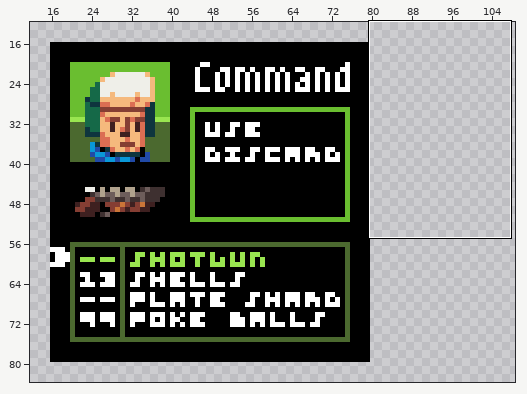
A pixel-art file gets an edit: assets/scrapsheet.aseprite. Above: a wide view before the commit, with the close-up outlined.
Close-up. Before the commit:
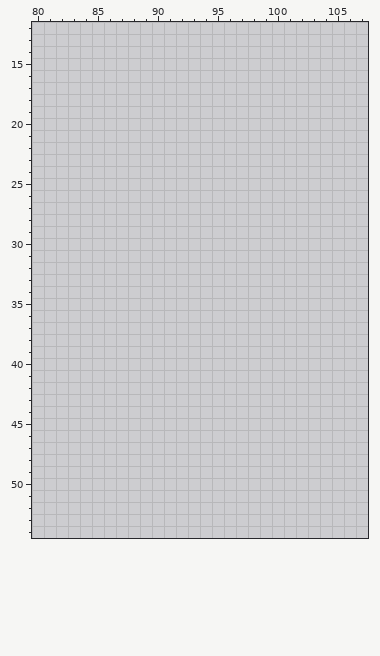
320x240 pixels, 1 frame. Shown: x 80..107, y 12..54. The wide view leaves out empty margins.
Once edited:
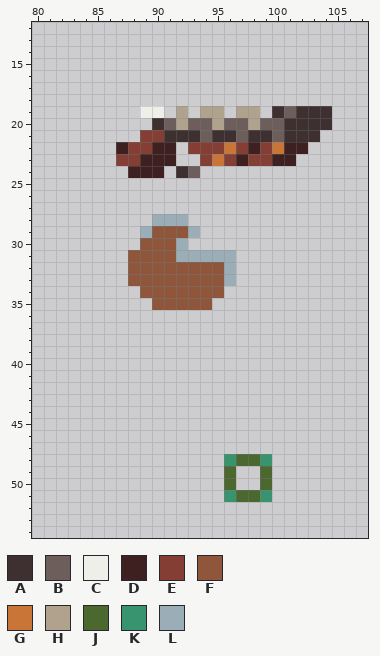
Palette (. is transparent): A #3e3030  B #6d5d5b  C #efefe9  D #3e2020  E #853e33  F #8f563b  G #ca7538  H #b0a28d  J #4b692f  K #37946e  L #9badb7
Difference:
Colour A is added in row 19 at x 100 and 102 to 104; in row 20 at x 90 and 101 to 104; in row 21 at x 91 to 93, 95 to 96, 98 to 99 and 101 to 103; in row 24 at x 92.
Colour B is added in row 19 at x 101; in row 20 at x 91, 93 to 94, 96 to 97 and 99 to 100; in row 21 at x 94, 97 and 100; in row 24 at x 93.
Colour C is added in row 19 at x 89 to 90.
Colour D is added in row 22 at x 87, 90 to 91, 98 and 101 to 102; in row 23 at x 89 to 91, 97 and 100 to 101; in row 24 at x 88 to 90.
Colour E is added in row 21 at x 89 to 90; in row 22 at x 88 to 89, 93 to 95, 97 and 99; in row 23 at x 87 to 88, 94, 96 and 98 to 99.
Colour F is added in row 29 at x 90 to 92; in row 30 at x 89 to 91; in row 31 at x 88 to 91; in rows 32 to 33 at x 88 to 95; in row 34 at x 89 to 95; in row 35 at x 90 to 94.
Colour G is added in row 22 at x 96 and 100; in row 23 at x 95.
Colour H is added in row 19 at x 92, 94 to 95 and 97 to 98; in row 20 at x 92, 95 and 98.
Colour J is added in row 48 at x 97 to 98; in rows 49 to 50 at x 96 and 99; in row 51 at x 97 to 98.
Colour K is added in row 48 at x 96 and 99; in row 51 at x 96 and 99.
Colour L is added in row 28 at x 90 to 92; in row 29 at x 89 and 93; in row 30 at x 92; in row 31 at x 92 to 96; in rows 32 to 33 at x 96.
